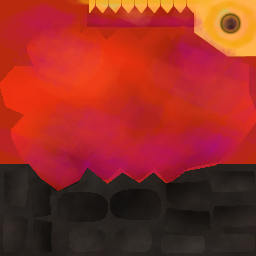
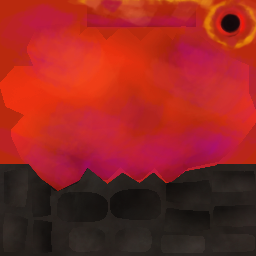
Layered file, before and after one edit (256x256). Changes by layer:
moved "addc_sup" above "additional color", painted on it over <box>211,5,249,42</box>
painted on "additional color" over <box>83,0,256,51</box>
hid "Golden" over <box>88,0,256,57</box>
